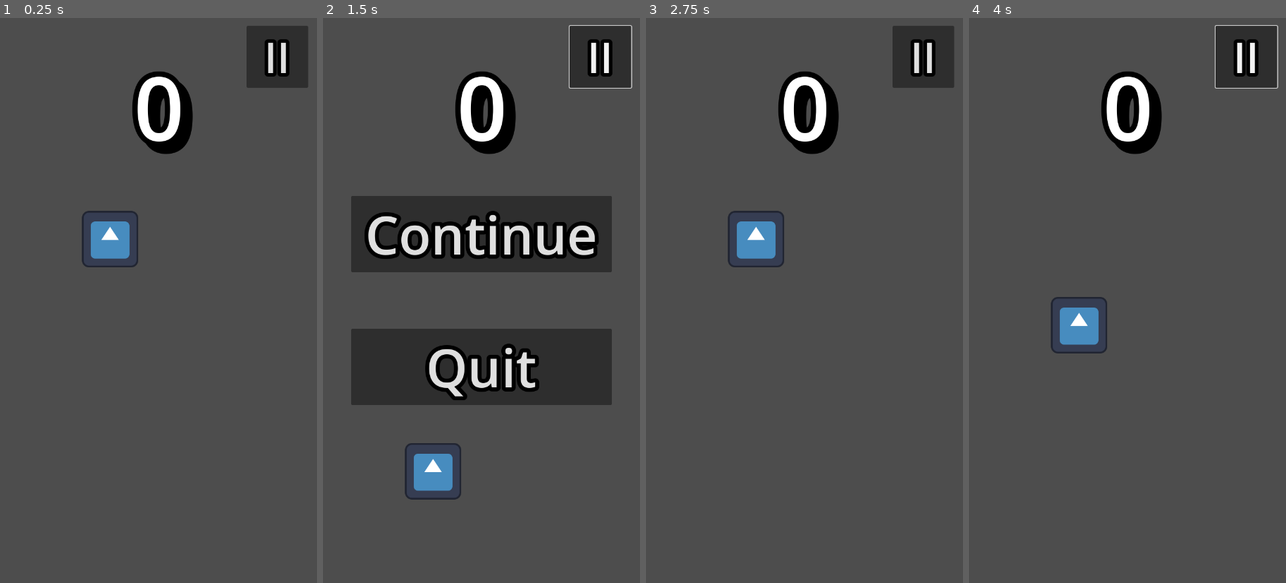
Above: before the commit, frames 1-4 (left to right).
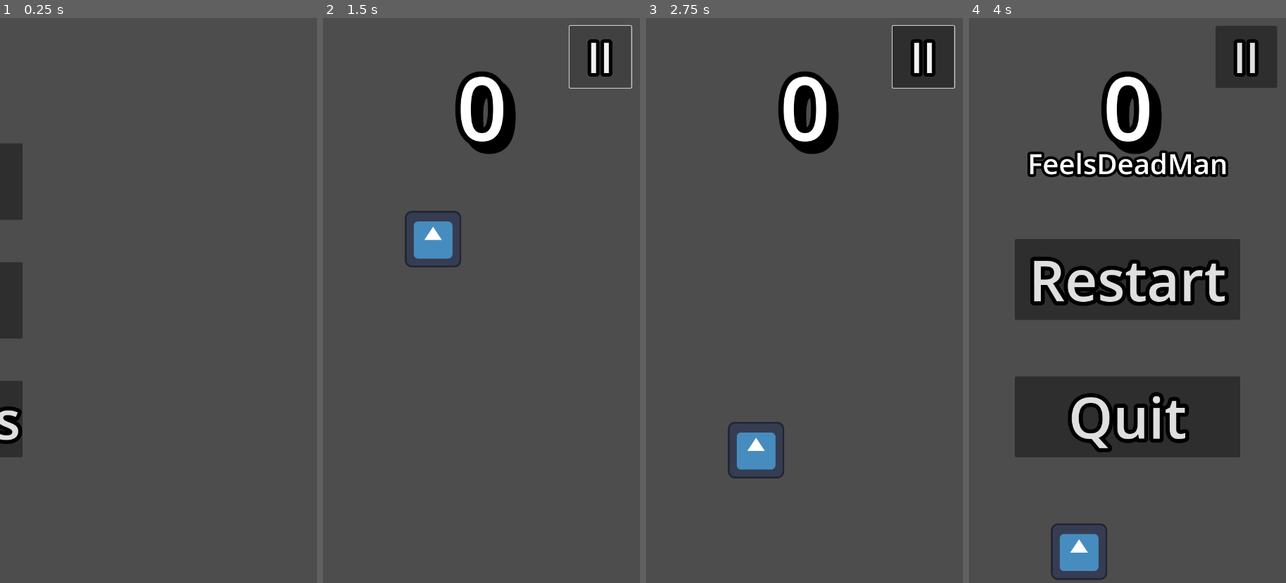
Above: after the commit, the same moments.

Repository: nekittheragdoll/FlappyMMA
Game: Godot game, scene res://scenes/main.tscn
Two runs of this game, one before a commit and one after it. Both use one fixed random seed, a clock stepped at 60 frames per second and the inputs below. Before the commit the project starts from res://scenes/game.tscn. The engine's default icon, where the game draws it, is replaced by a stand-in: a white triangle on a blue panel in a dark square.
Inputs (mouse positions are in pixels of both pictures, inside the frame that each line leads up to):
- Up to frame 1 (0.25 s): no input
- Up to frame 2 (1.5 s): click (414, 181) at 0.5 s, where only the run after the commit has a clickable "Play"; click "II" at 1.25 s
- Up to frame 3 (2.75 s): click (804, 232) at 2 s, where only the run before the commit has a clickable "Continue"
- Up to frame 4 (4 s): click "II" at 2.75 s; click (1127, 232) at 3.5 s, where only the run after the commit has a clickable "Continue"

The runs differ from the first frame. In frame 1, 8.2% of the frame differs, in the area x 0-98%, y 1-78%; in frame 2, 23%; in frame 3, 2.2%; in frame 4, 24%, in the area x 14-98%, y 1-100%.

Commit message:
connected everything (still no highscore database, also need to draw some sprites)

Diff:
--- a/project.godot
+++ b/project.godot
@@ -11,7 +11,7 @@
 [application]
 
 config/name="FlappyMMA"
-run/main_scene="uid://b8iu07t0o2m7w"
+run/main_scene="uid://daxlfp072nhx2"
 config/features=PackedStringArray("4.4", "Forward Plus")
 config/icon="res://icon.svg"
 
--- a/scenes/game.tscn
+++ b/scenes/game.tscn
@@ -16,6 +16,22 @@
 [sub_resource type="SystemFont" id="SystemFont_iywne"]
 font_names = PackedStringArray("Impact")
 generate_mipmaps = true
+
+[sub_resource type="SystemFont" id="SystemFont_u5sy4"]
+font_names = PackedStringArray("Impact")
+
+[sub_resource type="Theme" id="Theme_gee14"]
+Label/constants/outline_size = 24
+Label/font_sizes/font_size = 64
+Label/fonts/font = SubResource("SystemFont_u5sy4")
+
+[sub_resource type="SystemFont" id="SystemFont_p57ef"]
+font_names = PackedStringArray("Impact")
+
+[sub_resource type="Theme" id="Theme_u5sy4"]
+Button/constants/outline_size = 36
+Button/font_sizes/font_size = 128
+Button/fonts/font = SubResource("SystemFont_p57ef")
 
 [node name="Game" type="Node2D"]
 process_mode = 3
@@ -114,6 +130,7 @@
 text = "II"
 
 [node name="PauseMenu" type="Control" parent="HUD"]
+visible = false
 layout_mode = 3
 anchors_preset = 15
 anchor_right = 1.0
@@ -149,6 +166,43 @@
 theme_override_constants/outline_size = 36
 theme_override_fonts/font = SubResource("SystemFont_iywne")
 theme_override_font_sizes/font_size = 120
+text = "Quit"
+
+[node name="GameOverMenu" type="Control" parent="HUD"]
+layout_mode = 3
+anchors_preset = 15
+anchor_right = 1.0
+anchor_bottom = 1.0
+grow_horizontal = 2
+grow_vertical = 2
+
+[node name="CenterContainer" type="CenterContainer" parent="HUD/GameOverMenu"]
+layout_mode = 1
+anchors_preset = 15
+anchor_right = 1.0
+anchor_bottom = 1.0
+grow_horizontal = 2
+grow_vertical = 2
+
+[node name="VBoxContainer" type="VBoxContainer" parent="HUD/GameOverMenu/CenterContainer"]
+custom_minimum_size = Vector2(512, 0)
+layout_mode = 2
+theme_override_constants/separation = 128
+
+[node name="lbl_gameover" type="Label" parent="HUD/GameOverMenu/CenterContainer/VBoxContainer"]
+layout_mode = 2
+theme = SubResource("Theme_gee14")
+text = "FeelsDeadMan"
+horizontal_alignment = 1
+
+[node name="btn_restart" type="Button" parent="HUD/GameOverMenu/CenterContainer/VBoxContainer"]
+layout_mode = 2
+theme = SubResource("Theme_u5sy4")
+text = "Restart"
+
+[node name="btn_quit" type="Button" parent="HUD/GameOverMenu/CenterContainer/VBoxContainer"]
+layout_mode = 2
+theme = SubResource("Theme_u5sy4")
 text = "Quit"
 
 [connection signal="body_entered" from="Floor" to="." method="_on_obstacle_hit"]
--- a/scenes/main.tscn
+++ b/scenes/main.tscn
@@ -1,7 +1,9 @@
-[gd_scene format=3 uid="uid://daxlfp072nhx2"]
+[gd_scene load_steps=2 format=3 uid="uid://daxlfp072nhx2"]
+
+[ext_resource type="Script" uid="uid://b0l6nljrhc2kg" path="res://scripts/main.gd" id="1_o5qli"]
 
 [node name="Main" type="Node"]
+process_mode = 3
+script = ExtResource("1_o5qli")
 
 [node name="GameScenes" type="Node" parent="."]
-
-[node name="Menu" type="Node" parent="GameScenes"]
--- a/scripts/game.gd
+++ b/scripts/game.gd
@@ -3,14 +3,18 @@
 @export var player: CharacterBody2D
 @export var obstacle_scene: Resource
 var menu_pause : Control
+@onready var game_over_menu : Control = $HUD/GameOverMenu
 
 var Score: int = 0;
 var HUD : CanvasLayer
 
 
 enum State{START,PLAY,PAUSED,GAMEOVER}
-var current_state = State.START
-var next_state = current_state
+var current_state
+var next_state = State.START
+
+signal game_ended
+signal reload_request
 
 # Called when the node enters the scene tree for the first time.
 func _ready() -> void:
@@ -18,7 +22,9 @@
 	menu_pause = get_node("HUD/PauseMenu")
 	player = get_node("Player")
 	obstacle_scene = preload("res://scenes/obstacle.tscn")
-
+	$HUD/PauseMenu/MenuItems/btn_quit.pressed.connect(func(): emit_signal("game_ended"))
+	$HUD/GameOverMenu/CenterContainer/VBoxContainer/btn_restart.pressed.connect(func(): emit_signal("reload_request"))
+	$HUD/GameOverMenu/CenterContainer/VBoxContainer/btn_quit.pressed.connect(func(): emit_signal("game_ended"))
 
 	menu_pause.visible = false
 	get_tree().paused = true
@@ -26,24 +32,12 @@
 
 # Called every frame. 'delta' is the elapsed time since the previous frame.
 func _physics_process(delta: float) -> void:
-	current_state = next_state
+	if next_state != current_state:
+		current_state = next_state
+		_change_state()
 	if (current_state == State.START and Input.is_action_just_pressed("jump")):
 		next_state = State.PLAY
 
-	match current_state:
-		State.START:
-			get_tree().paused = true
-			menu_pause.visible = false
-		State.PLAY:
-			get_tree().paused = false
-			menu_pause.visible = false
-		State.PAUSED:
-			get_tree().paused = true
-			menu_pause.visible = true
-		State.GAMEOVER:
-			get_tree().paused = true
-			menu_pause.visible = false
-			get_tree().reload_current_scene()
 
 	if menu_pause.visible:
 		menu_pause.mouse_filter = Control.MOUSE_FILTER_STOP
@@ -52,7 +46,33 @@
 		menu_pause.mouse_filter = Control.MOUSE_FILTER_IGNORE
 		menu_pause.focus_mode = Control.FOCUS_NONE
 
+	if game_over_menu.visible:
+		game_over_menu.mouse_filter = Control.MOUSE_FILTER_STOP
+		game_over_menu.focus_mode = Control.FOCUS_ALL
+	else:
+		game_over_menu.mouse_filter = Control.MOUSE_FILTER_IGNORE
+		game_over_menu.focus_mode = Control.FOCUS_NONE
 
+
+func _change_state():
+	match current_state:
+		State.START:
+			get_tree().paused = true
+			menu_pause.visible = false
+			game_over_menu.visible = false
+		State.PLAY:
+			get_tree().paused = false
+			menu_pause.visible = false
+			game_over_menu.visible = false
+		State.PAUSED:
+			get_tree().paused = true
+			game_over_menu.visible = false
+			menu_pause.visible = true
+		State.GAMEOVER:
+			game_over_menu.visible = true
+			menu_pause.visible = false
+			get_tree().paused = true
+			#emit_signal("game_ended")
 
 func _on_obstacle_hit(body: Node2D) -> void:
 	if (body == player):
--- /dev/null
+++ b/scripts/main.gd
@@ -0,0 +1,29 @@
+extends Node
+
+@onready var sc_main_menu : PackedScene = preload("res://scenes/main_menu.tscn")
+@onready var sc_game : PackedScene = preload("res://scenes/game.tscn")
+
+var active_scene : Node
+
+# Called when the node enters the scene tree for the first time.
+func _ready() -> void:
+	_load_menu()
+
+
+# Called every frame. 'delta' is the elapsed time since the previous frame.
+func _process(delta: float) -> void:
+	pass
+
+
+func _load_game():
+	if active_scene != null: active_scene.queue_free()
+	active_scene = sc_game.instantiate()
+	active_scene.game_ended.connect(_load_menu)
+	active_scene.reload_request.connect(_load_game)
+	$GameScenes.add_child(active_scene)
+
+func _load_menu():
+	if active_scene != null: active_scene.queue_free()
+	active_scene = sc_main_menu.instantiate()
+	active_scene.start_game.connect(_load_game)
+	$GameScenes.add_child(active_scene)
Not shown: 1 places in scenes/game.tscn that only renumber resources
Not shown, added: scripts/main.gd.uid
